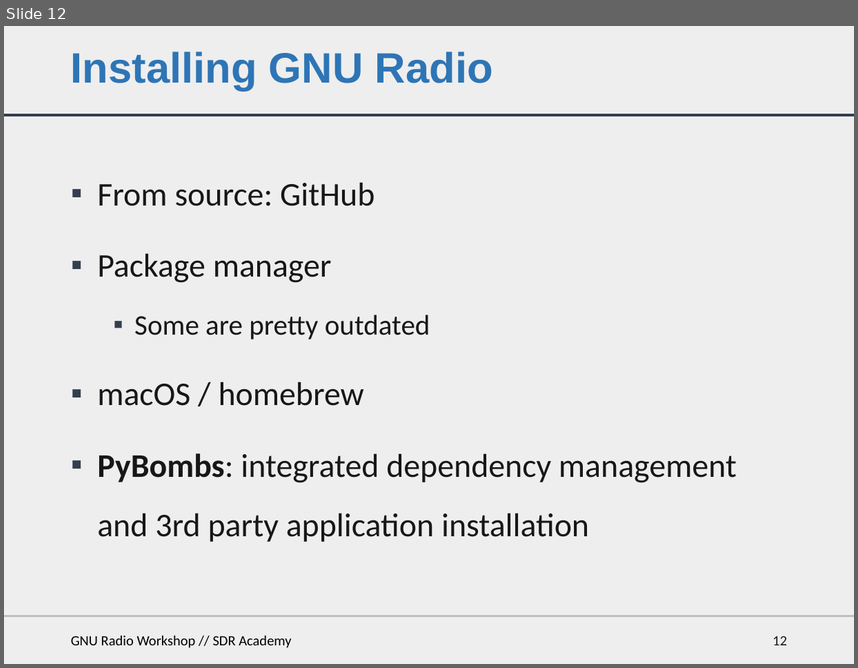
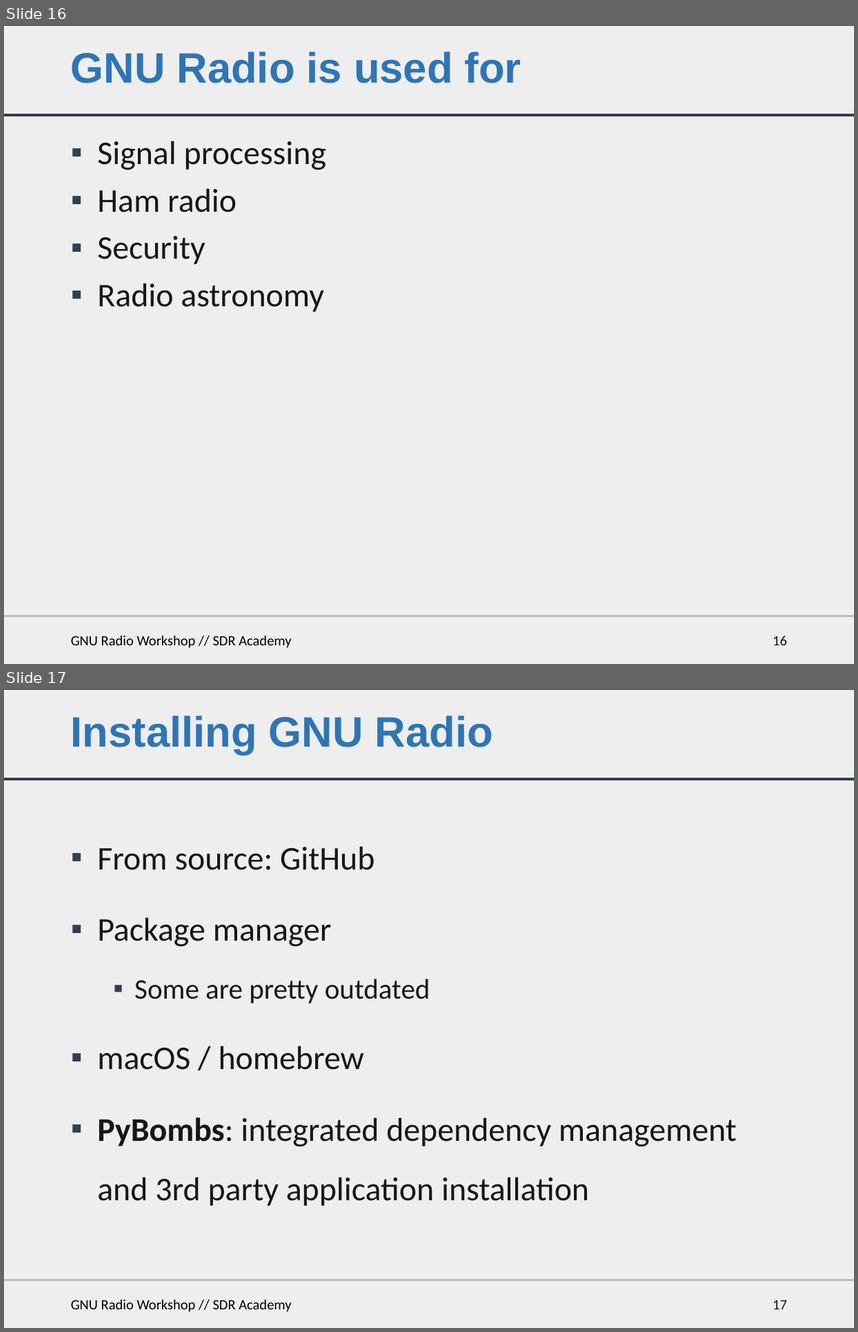
Before and after one commit to bastibl/gnuradio-workshop, a slide deck: gr-workshop.pptx. Shown one above the other, each under a label of ours: slide 12 before the commit, slides 16 and 17 after it. The pictures are 858x668 and 858x1332 pixels, drawn with LibreOffice and Linux fonts; fonts in the diff are those of the drawing. Boxes give left, top, right and bottom in pixels: in the first picture for what was removed or moved away, otherwise in the second. Text is boxed around its words. In the diff, an @@ line names an element or a change of style, - is before the commit and + after.

```diff
--- a/gr-workshop.pptx
+++ b/gr-workshop.pptx
@@ slide 16 added at box(4, 26, 854, 664), background #EEEEEE; not listed: 2 template elements that a slide beside it also shows @@
@@ title added at box(71, 52, 522, 83), 36 pt, text #2E75B6, bold @@
+GNU Radio is used for
@@ text added at box(97, 141, 326, 312), 28 pt, text #181717 @@
+▪ Signal processing
+▪ Ham radio
+▪ Security
+▪ Radio astronomy
@@ text added at box(71, 635, 291, 648), 12 pt, text #000000 @@
+GNU Radio Workshop // SDR Academy
@@ page number added at box(773, 635, 787, 645), 12 pt, text #181717 @@
+16
@@ what was slide 12 is now slide 17 @@
@@ page number at box(773, 1299, 787, 1309): text changed @@
-12
+17
```
Also in this commit, not shown: 2 slides changed, 4 other slides added.
